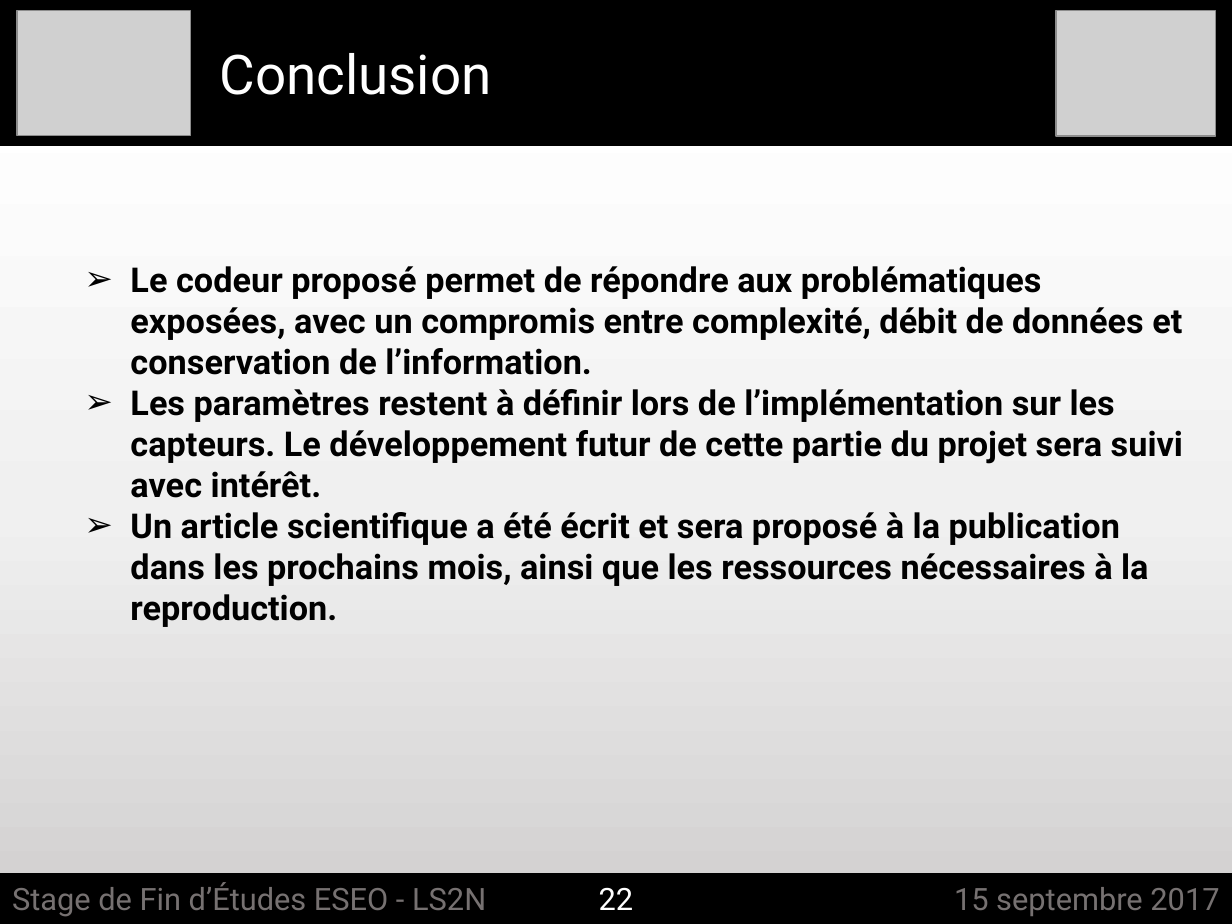
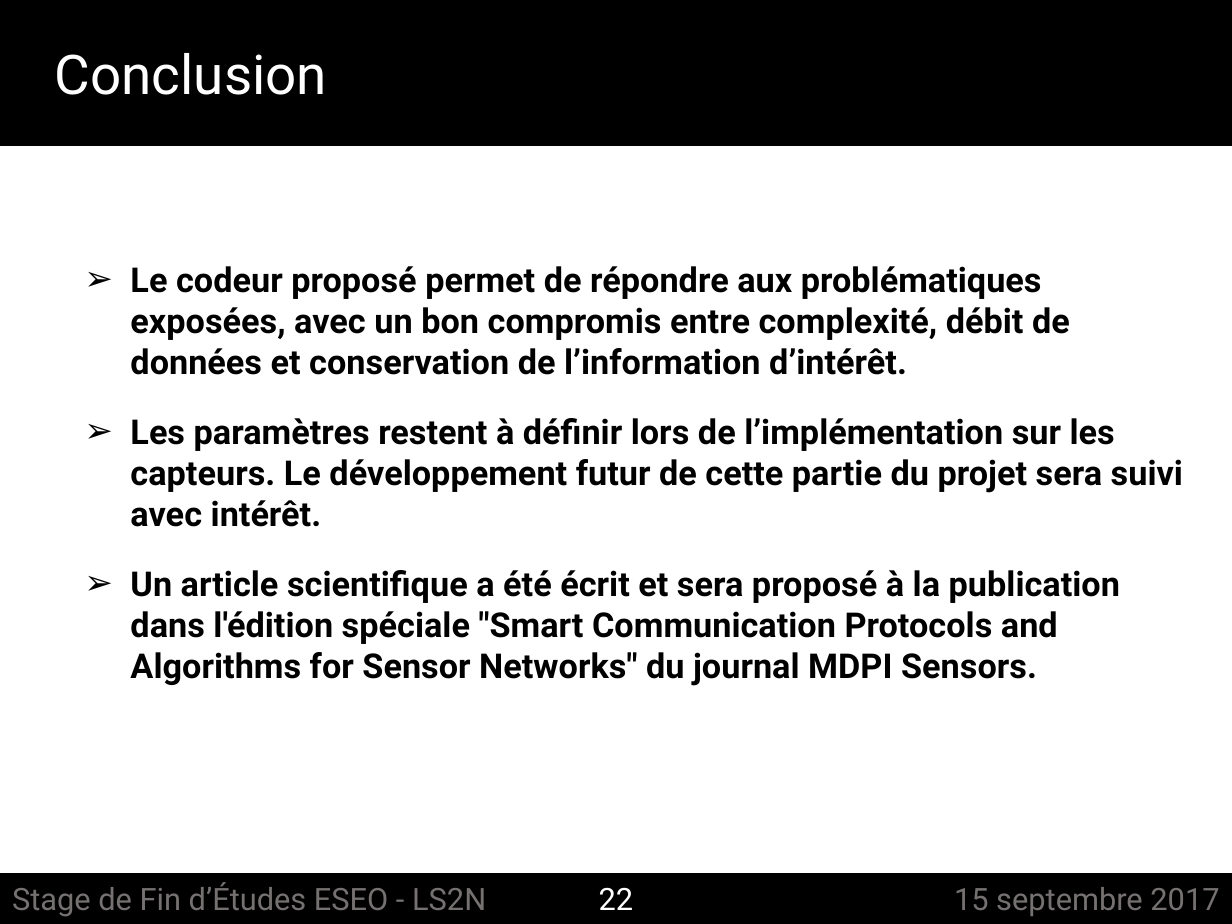
Before and after one commit to felixgontier/int-report, a slide deck: slide 22 of Soutenance_ESEO.pptx. Drawn at 1232x924 pixels with LibreOffice and Linux fonts; fonts in the diff are those of the drawing; grey boxes stand for pictures. Boxes give left, top, right and bottom in pixels: in the first picture for what was removed or moved away, otherwise in the second. Text is boxed around its words. In the diff, an @@ line names an element or a change of style, - is before the commit and + after.

```diff
--- a/Soutenance_ESEO.pptx
+++ b/Soutenance_ESEO.pptx
@@ background gradient #FFFFFF to #F0F0F0 to #D0CECE to #FFFFFF @@
@@ picture removed at [17,11,191,136] @@
@@ picture removed at [1056,11,1215,137] @@
@@ text "Conclusion": place and size @@
-text "Conclusion" at [219,53,491,95]
+text "Conclusion" at [55,53,327,95]
@@ text at [130,266,1070,375]: text changed @@
-➢ Le codeur proposé permet de répondre aux problématiques exposées, avec un compromis entre complexité, débit de données et conservation de l’information.
+➢ Le codeur proposé permet de répondre aux problématiques exposées, avec un bon compromis entre complexité, débit de données et conservation de l’information d’intérêt.
@@ text at [130,570,1120,686]: text changed @@
-➢ Un article scientifique a été écrit et sera proposé à la publication dans les prochains mois, ainsi que les ressources nécessaires à la reproduction.
+➢ Un article scientifique a été écrit et sera proposé à la publication dans l'édition spéciale "Smart Communication Protocols and Algorithms for Sensor Networks" du journal MDPI Sensors.
```
Also in this commit, not shown: 21 other slides changed, 1 slide added, 1 slide removed, 2 other files.
